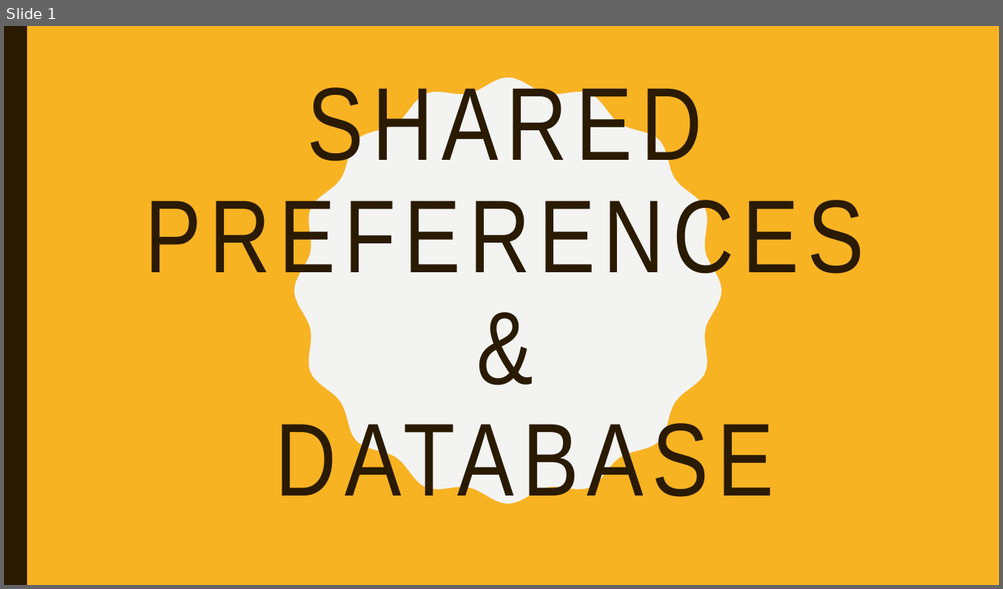
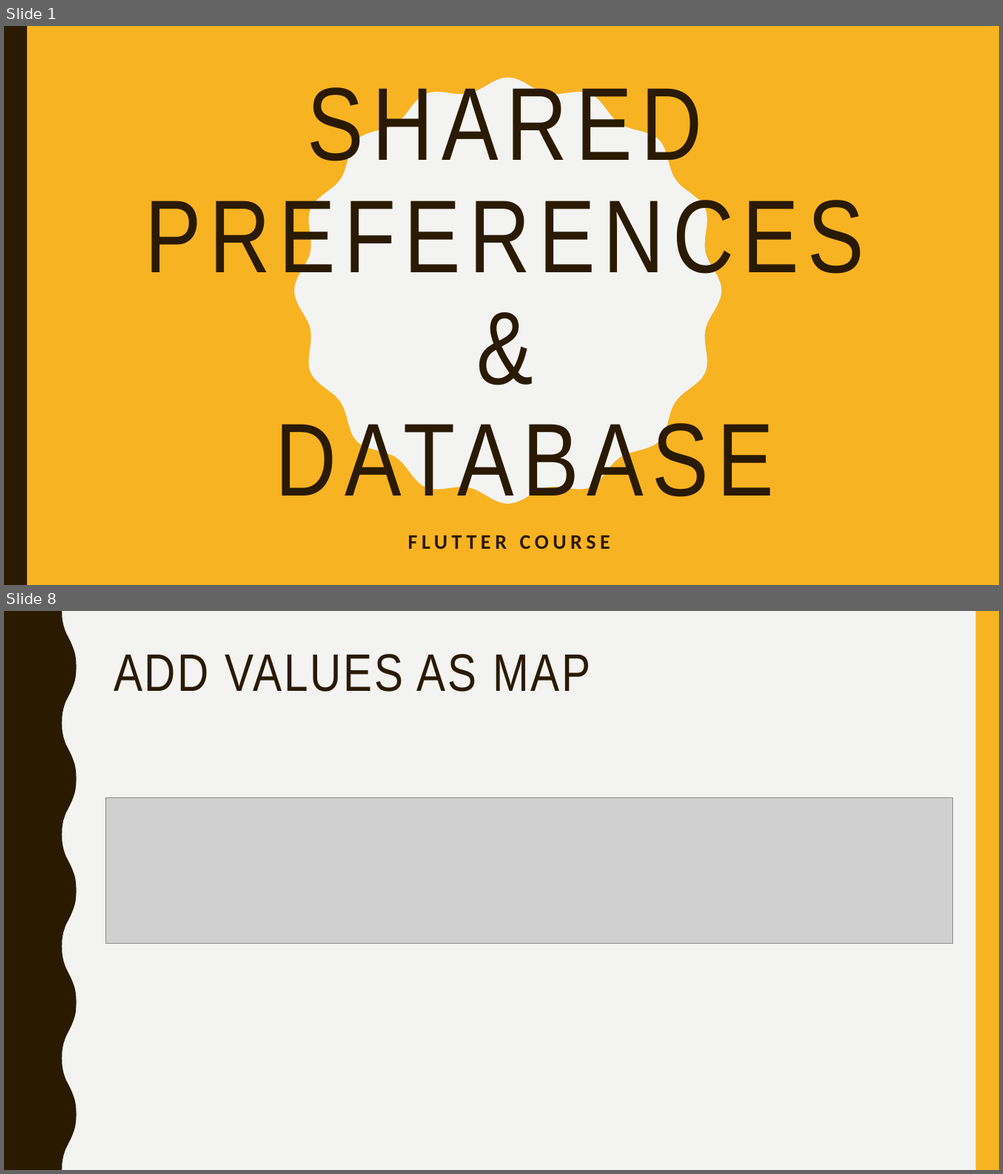
Before and after one commit to youssef2050/Course, a slide deck: Shared Preferences.pptx. Shown one above the other, each under a label of ours: slide 1 before the commit, slides 1 and 8 after it; the slides between them are not shown. The pictures are 1003x589 and 1003x1174 pixels, drawn with LibreOffice and Linux fonts; fonts in the diff are those of the drawing; grey boxes stand for pictures. Boxes give left, top, right and bottom in pixels: in the first picture for what was removed or moved away, otherwise in the second. Text is boxed around its words. In the diff, an @@ line names an element or a change of style, - is before the commit and + after.

```diff
--- a/Shared Preferences.pptx
+++ b/Shared Preferences.pptx
@@ slide 8 added at bbox=[4, 611, 999, 1170], background #F3F3F2 @@
@@ freeform shape added at bbox=[4, 611, 77, 1170], fill #2A1A00 @@
@@ rectangle added at bbox=[976, 611, 999, 1170], fill #F8B323 @@
@@ title added at bbox=[114, 654, 590, 692], 51 pt, text #2A1A00 @@
+ADD VALUES AS MAP
@@ picture added at bbox=[106, 798, 952, 945] @@
@@ slide 1 changed as well @@
@@ subtitle added at bbox=[408, 535, 610, 549], 20 pt, text #2A1A00, bold @@
+FLUTTER COURSE
```
Also in this commit, not shown: 9 other slides added, 1 other file.
